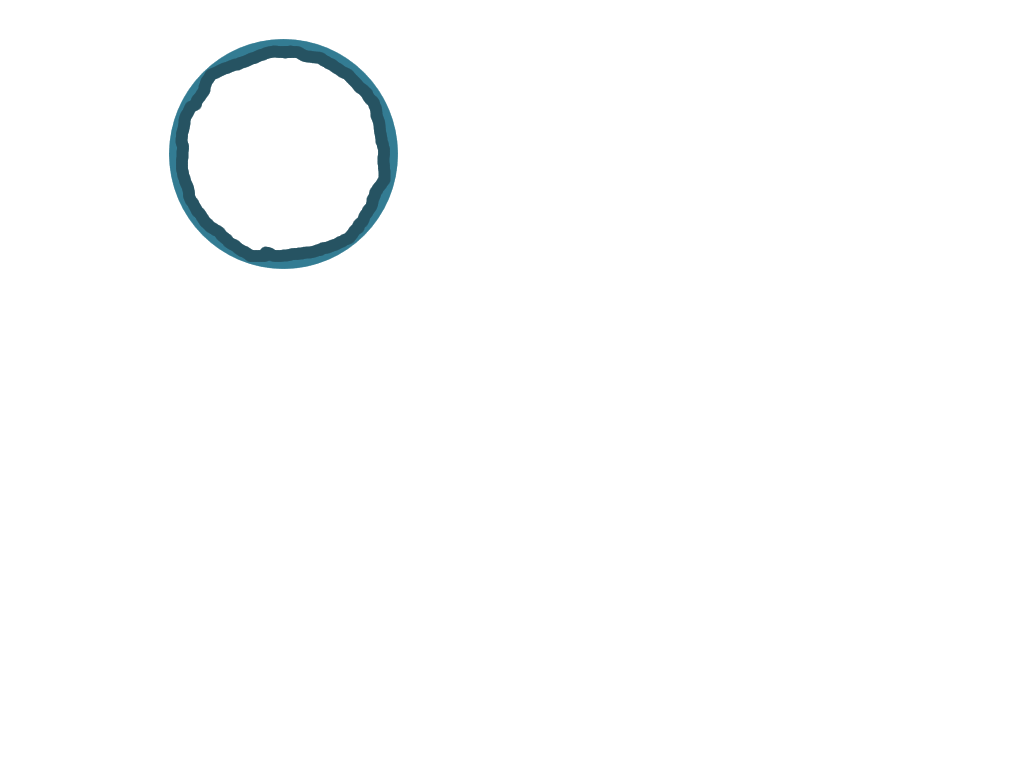
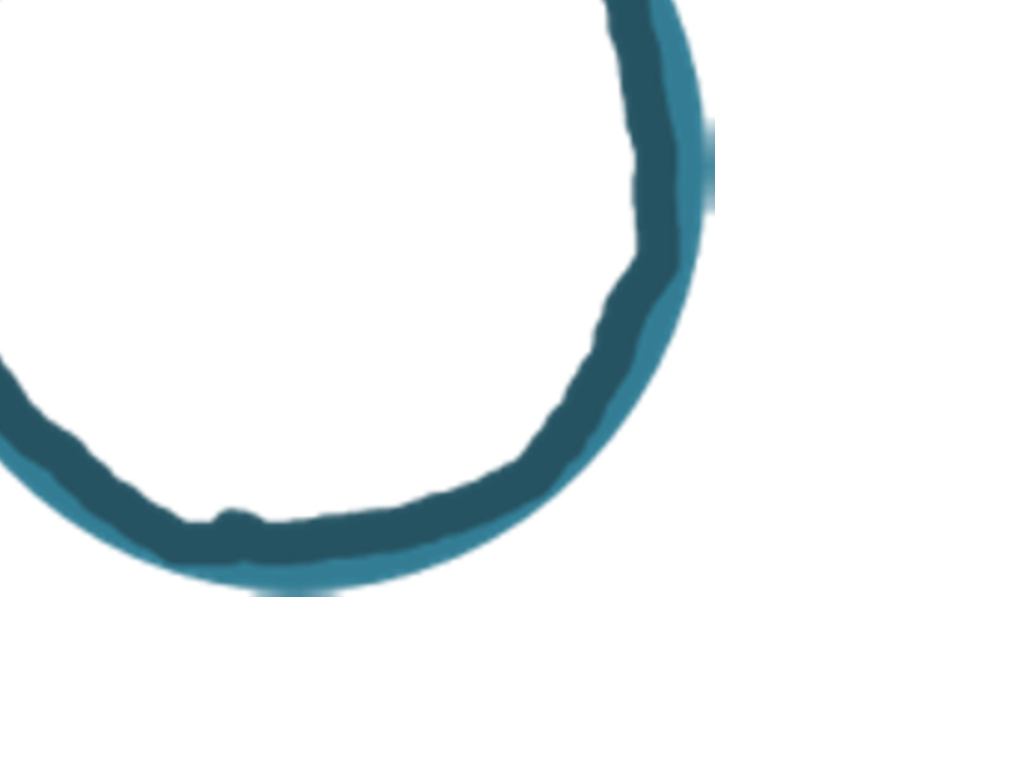
The second 1024px x 768px image is a revision of the first. Changes to its layers:
removed layer "shockwave" from group "explosion" over [169, 39, 398, 269]
added group "explosion5" with 1 layers in group "explosion" over [0, 0, 715, 597]
showed "explosion2" (1st of 5, in "explosion" › "explosion5"), moved it into group "explosion5", painted on it over [0, 0, 715, 597]
